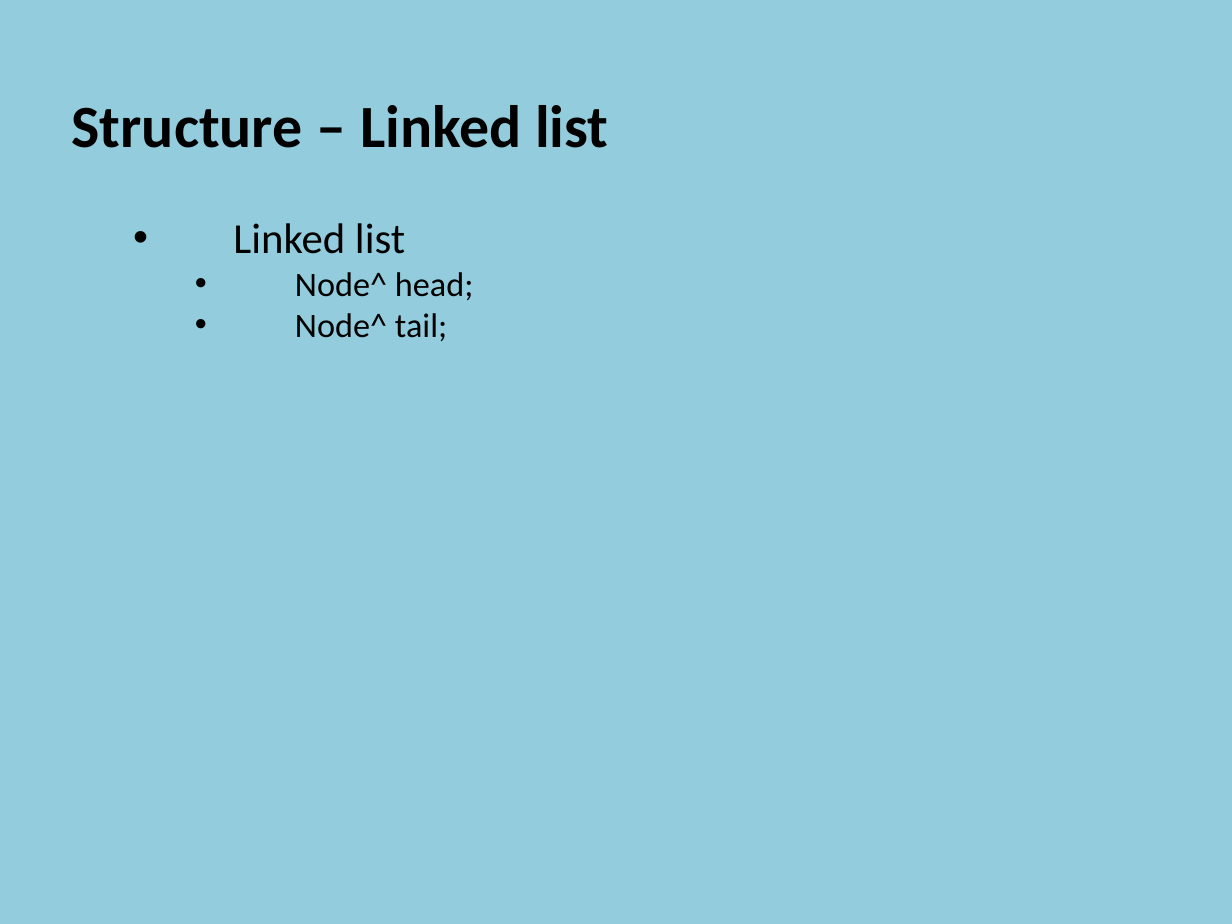
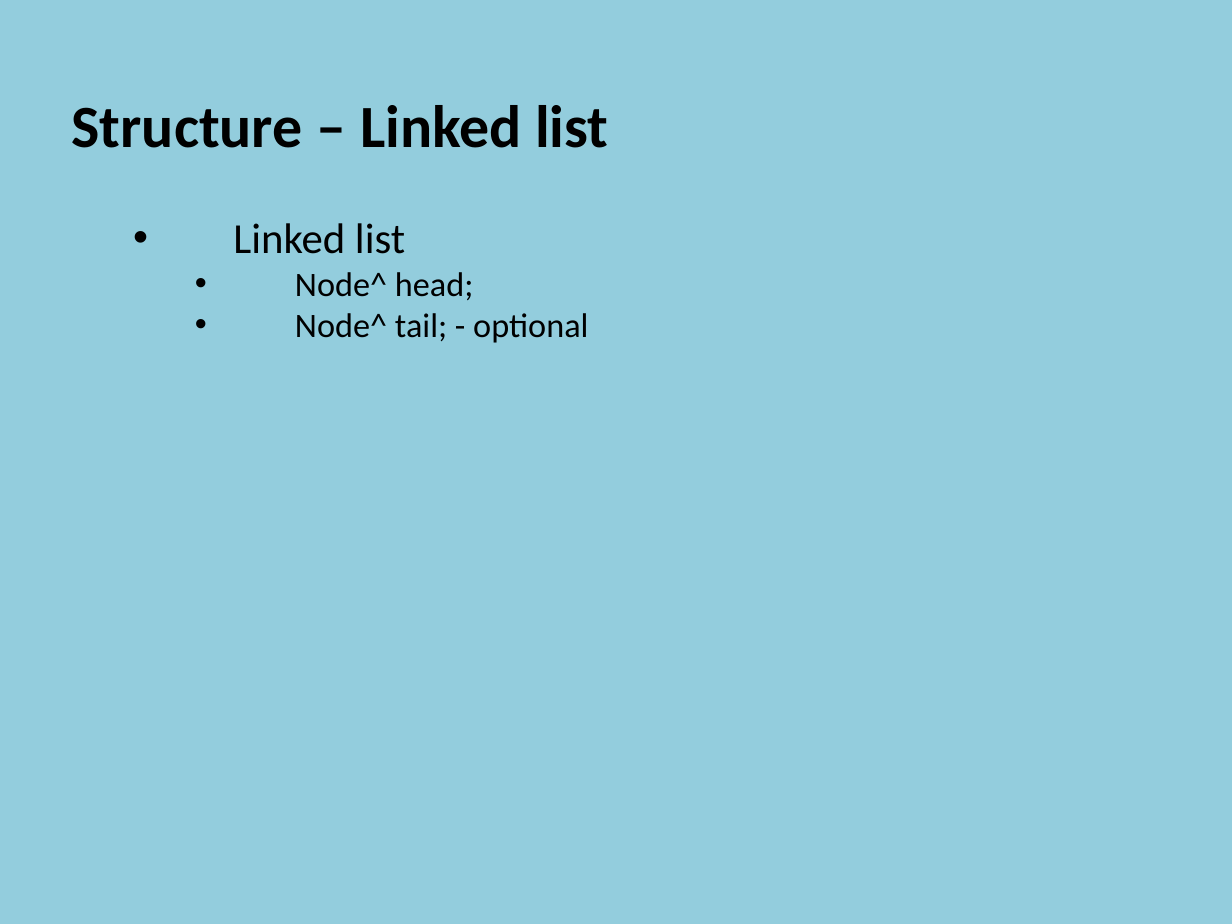
Before and after one commit to szetko/course-materials, a slide deck: slide 7 of Programming 4/03.1 Linked Lists/03.1 Linked Lists.pptx. Drawn at 1232x924 pixels with LibreOffice and Linux fonts; fonts in the diff are those of the drawing. Boxes give left, top, right and bottom in pixels: in the first picture for what was removed or moved away, otherwise in the second. Text is boxed around its words. In the diff, an @@ line names an element or a change of style, - is before the commit and + after.

```diff
--- a/Programming 4/03.1 Linked Lists/03.1 Linked Lists.pptx
+++ b/Programming 4/03.1 Linked Lists/03.1 Linked Lists.pptx
@@ text at (295,313,588,343): text changed @@
-      • Node^ tail;
+      • Node^ tail; - optional
```
Also in this commit, not shown: 5 other slides changed.
